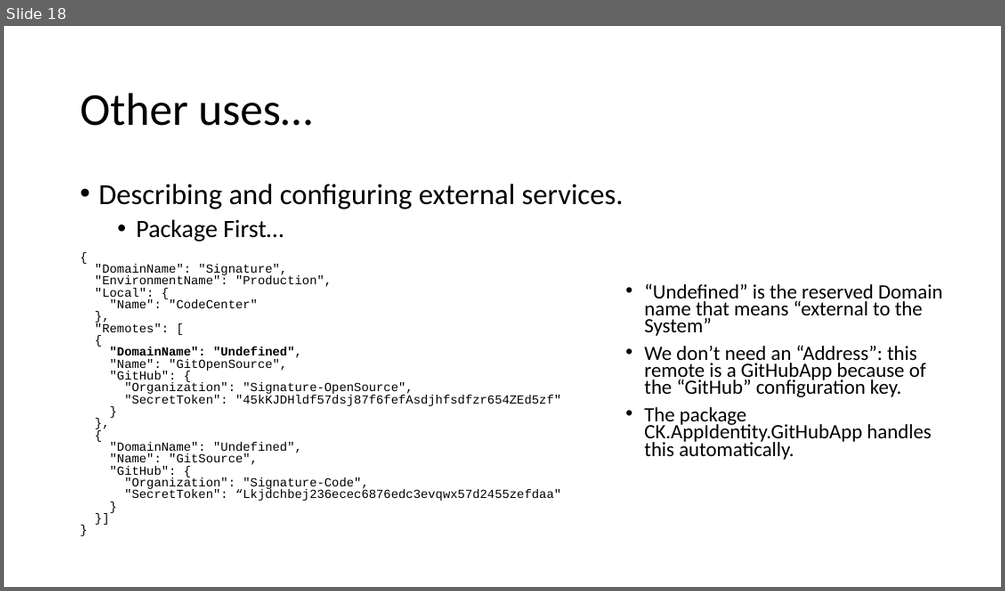
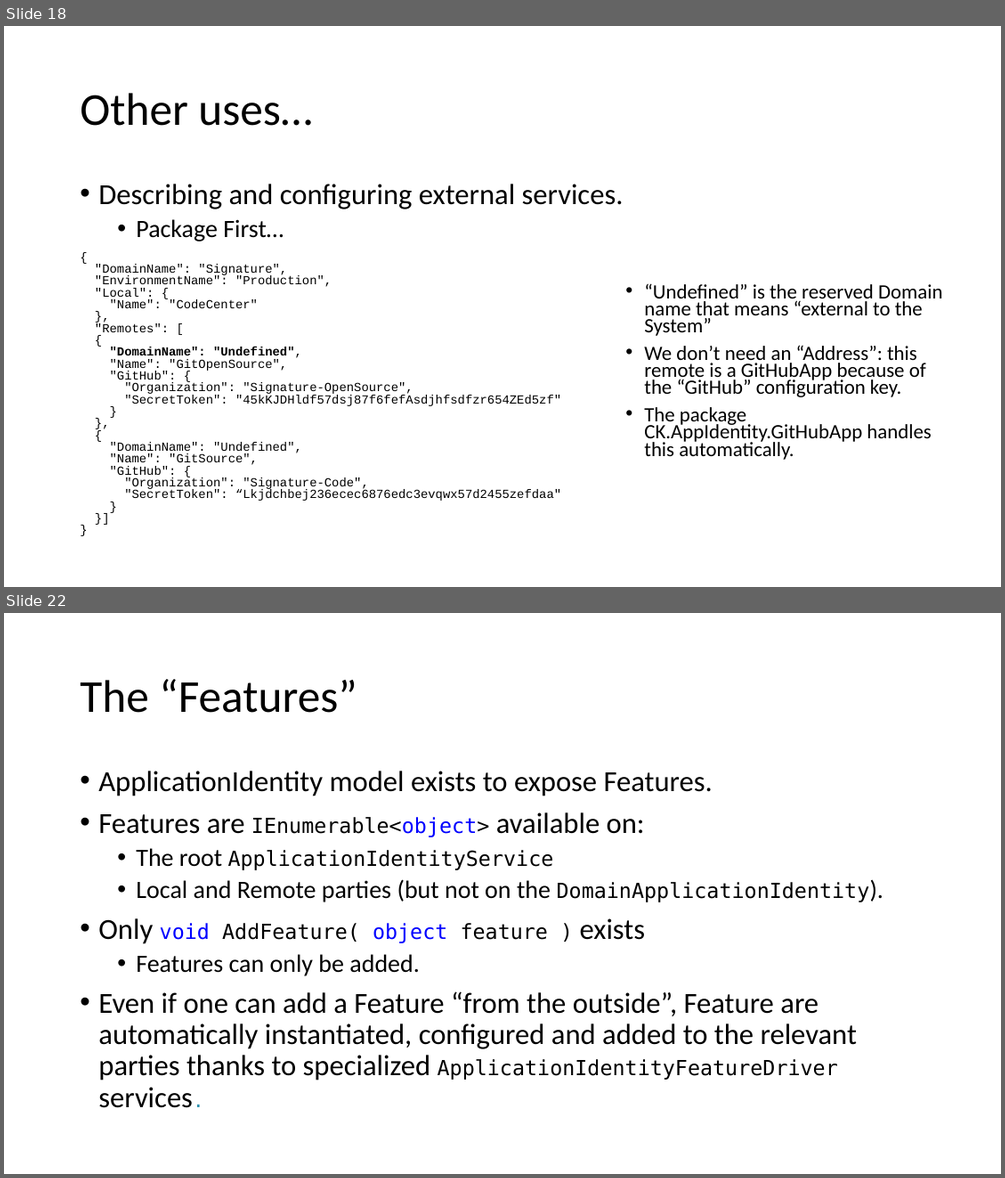
Before and after one commit to signature-opensource/CK-AppIdentity-Transport, a slide deck: Doc/CK-AppIdentity.pptx. Shown one above the other, each under a label of ours: slide 18 before the commit, slides 18 and 22 after it; the slides between them are not shown. The pictures are 1005x591 and 1005x1178 pixels, drawn with LibreOffice and Linux fonts; fonts in the diff are those of the drawing. Boxes give left, top, right and bottom in pixels: in the first picture for what was removed or moved away, otherwise in the second. Text is boxed around its words. In the diff, an @@ line names an element or a change of style, - is before the commit and + after.

Commit message:
Lot of stuff.
- New GetAllLeafRemotes() methods: simplifies Setup/Teardown codes.
- Channel current handler tracking.
- Poco channel basic implementation.
- Removed TransportMessage.IsResponse.
- Added OutgoingMessageFactory.Create with MutableSequence<byte>.
- Fixed RemoteParty.IsDestroyed.
- Lot of new doc.

```diff
--- a/Doc/CK-AppIdentity.pptx
+++ b/Doc/CK-AppIdentity.pptx
@@ slide 22 added at (x1=4, y1=613, x2=1001, y2=1174), background #FFFFFF @@
@@ title added at (x1=80, y1=679, x2=356, y2=713), 44 pt, text #000000 @@
+The “Features”
@@ text added at (x1=98, y1=771, x2=870, y2=1108), 28 pt, text #000000 @@
+• ApplicationIdentity model exists to expose Features.
+• Features are IEnumerable<object> available on:
+  • The root ApplicationIdentityService
+  • Local and Remote parties (but not on the DomainApplicationIdentity).
+• Only void AddFeature( object feature ) exists
+  • Features can only be added.
+• Even if one can add a Feature “from the outside”, Feature are automatically instantiated, configured and added to the relevant parties thanks to specialized ApplicationIdentityFeatureDriver services.
```
Also in this commit, not shown: 10 other slides added, 47 other files.
